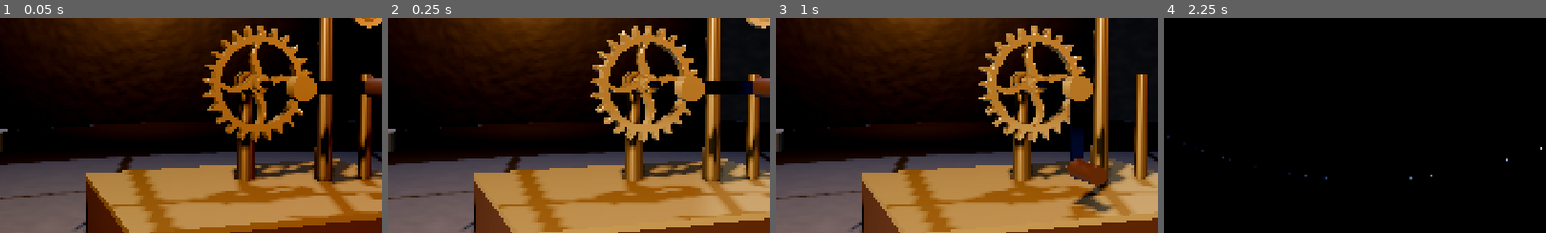
Above: before the commit, frames 1-4 (left to right).
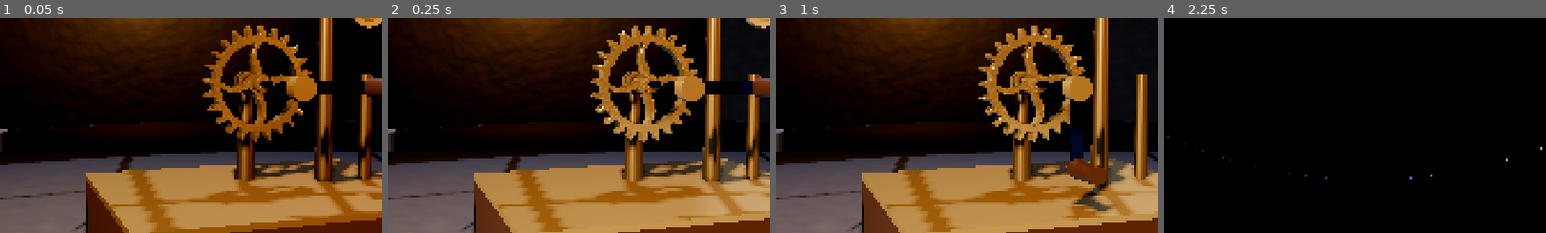
Above: after the commit, the same moments.

Repository: utrazin/claude-game
Game: Godot game, scene res://src/world/tower.tscn
Same seed, same stepped clock (60 frames per second), same inputs: the game is played once before the commit and once after it.
Inputs:
- Up to frame 1 (0.05 s): no input
- Up to frame 2 (0.25 s): no input
- Up to frame 3 (1 s): click "Wind" at 0.5 s
- Up to frame 4 (2.25 s): click "Look at the sky" at 1.25 s; click "Wind" at 2 s
The pictures show only the part of the screen within x 24-74%, y 31-81%; the shares and areas given below are measured in that part.

The runs differ from the first frame. In frame 1, 1.2% of the frame differs, in the area x 53-81%, y 3-56%; in frame 2, 0.6%; in frame 3, 0.6%; in frame 4, nothing differs.

Commit message:
art: Art Bible v1, revisão AST-UI-001 aprovada com ressalvas, latão escovado nas rodas; STATUS atualizado
Co-Authored-By: Claude Opus 5.5 <noreply@anthropic.com>
Claude-Session: https://claude.ai/code/session_01JC2BVqEk32VJpHzPPiBupi

Diff:
--- /dev/null
+++ b/game/shaders/brass_wheel.gdshader
@@ -0,0 +1,40 @@
+shader_type spatial;
+// Turned / brushed brass for clock wheels. Mesh-local axis is +Y (GLB from tools/blender/gear.py).
+// Circular brushing in roughness + anisotropy flowing around the axis, subtle tarnish in low areas.
+
+uniform vec3 base_color : source_color = vec3(0.86, 0.70, 0.40);
+uniform vec3 tarnish_color : source_color = vec3(0.42, 0.33, 0.18);
+uniform float metallic_v = 0.85;
+uniform float roughness_v = 0.28;
+uniform float brush_strength = 0.12;
+uniform float tarnish = 0.25;
+
+varying vec3 lp;
+
+float hash(float n) { return fract(sin(n) * 43758.5453); }
+float noise1(float x) { float i = floor(x); float f = fract(x); return mix(hash(i), hash(i + 1.0), smoothstep(0.0, 1.0, f)); }
+float hash2(vec2 p) { return fract(sin(dot(p, vec2(127.1, 311.7))) * 43758.5453); }
+float vnoise(vec2 p) {
+	vec2 i = floor(p); vec2 f = fract(p); f = f * f * (3.0 - 2.0 * f);
+	return mix(mix(hash2(i), hash2(i + vec2(1, 0)), f.x), mix(hash2(i + vec2(0, 1)), hash2(i + vec2(1, 1)), f.x), f.y);
+}
+
+void vertex() {
+	lp = VERTEX;
+}
+
+void fragment() {
+	float r = length(lp.xz);
+	// concentric lathe marks: fine radial frequency noise
+	float brush = noise1(r * 900.0) * 0.6 + noise1(r * 2600.0) * 0.4;
+	// broad tarnish blotches
+	float blot = vnoise(lp.xz * 7.0) * 0.6 + vnoise(lp.xz * 23.0) * 0.4;
+	float t = smoothstep(0.55, 0.95, blot) * tarnish;
+	ALBEDO = mix(base_color * (0.92 + 0.12 * brush), tarnish_color, t);
+	METALLIC = metallic_v;
+	ROUGHNESS = clamp(roughness_v + (brush - 0.5) * brush_strength + t * 0.25, 0.05, 1.0);
+	// anisotropy flowing around the wheel axis (tangential direction in tangent space approx)
+	ANISOTROPY = 0.45;
+	vec2 tang = normalize(vec2(-lp.z, lp.x) + 1e-5);
+	ANISOTROPY_FLOW = tang;
+}
--- a/game/src/world/materials.gd
+++ b/game/src/world/materials.gd
@@ -1,7 +1,7 @@
 class_name Mats
 ## Central material library. Calibrated in look-dev; every 3D asset uses these.
 
-static var _cache := {}
+static var _cache := {}  ## key -> Material
 
 
 static func brass() -> StandardMaterial3D:
@@ -11,6 +11,13 @@
 		m.metallic = 0.82; m.roughness = 0.3
 		m.anisotropy_enabled = true; m.anisotropy = 0.35
 		return m)
+
+
+static func brass_wheel() -> Material:
+	if not _cache.has("brass_wheel"):
+		var m := ShaderMaterial.new(); m.shader = load("res://shaders/brass_wheel.gdshader")
+		_cache["brass_wheel"] = m
+	return _cache["brass_wheel"]
 
 
 static func brass_aged() -> StandardMaterial3D:
@@ -61,7 +68,7 @@
 		return m)
 
 
-static func _mat(key: String, make: Callable) -> StandardMaterial3D:
+static func _mat(key: String, make: Callable) -> StandardMaterial3D:  # cached StandardMaterial3D
 	if not _cache.has(key):
 		_cache[key] = make.call()
 	return _cache[key]
--- a/game/src/world/mechanism.gd
+++ b/game/src/world/mechanism.gd
@@ -86,7 +86,7 @@
 			var w := _scene("wheel_%d" % t).instantiate() as Node3D
 			w.rotation.x = PI / 2.0            # GLB axis is +Y; train axis is +Z
 			w.position.z = i * LAYER
-			Mats.apply(w, Mats.brass())
+			Mats.apply(w, Mats.brass_wheel())
 			spins[i].add_child(w); wheels[i] = w
 			_shown_teeth[i] = t
 			if not instant:
Not shown, added: game/shaders/brass_wheel.gdshader.uid
Not shown, added: game/src/debug/screenshot.gd.uid
Not shown, added: docs/art/ART-BIBLE.md
Not shown, changed: docs/art/GPT-IMAGE-REQUESTS.md
Not shown, added: docs/art/REVIEW-AST-UI-001.md
Not shown, changed: docs/production/STATUS.md
